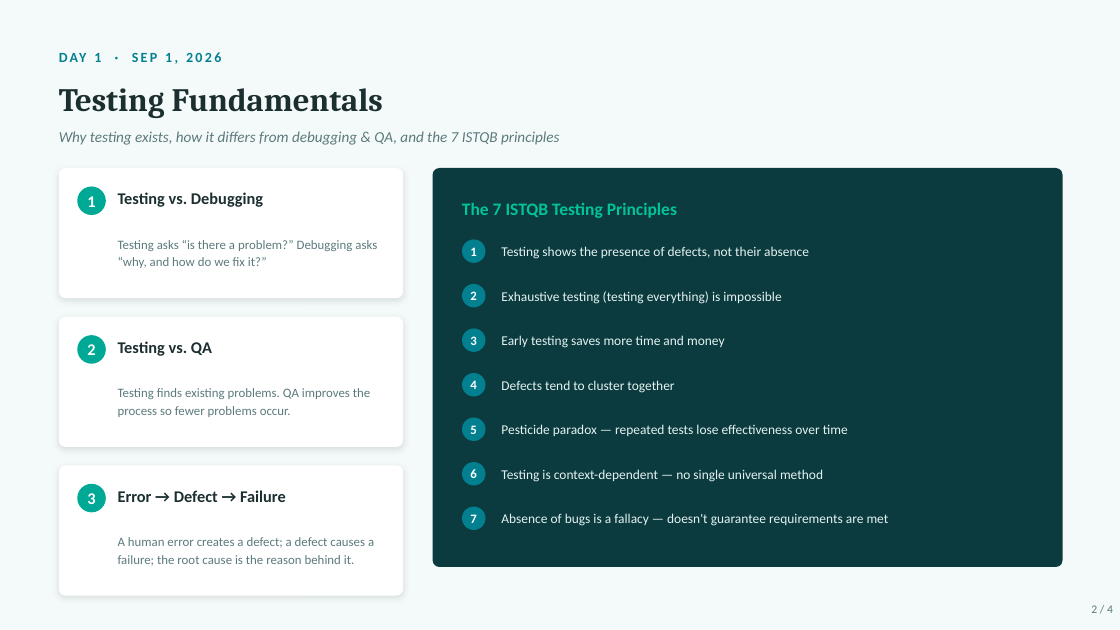
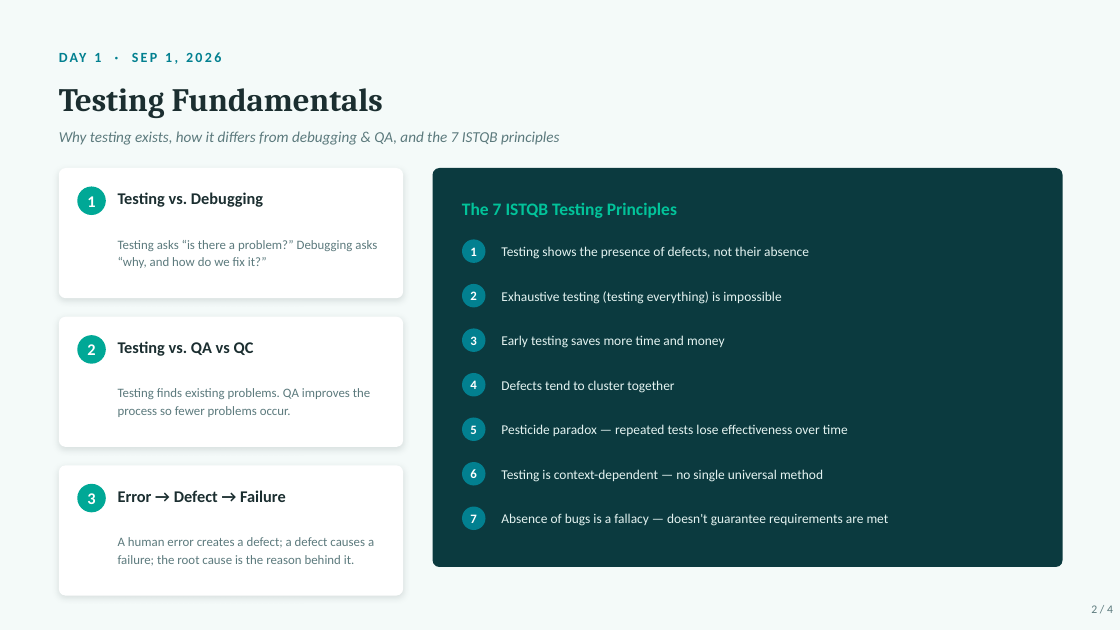
Before and after one commit to Shekhar969/growbootcamp, a slide deck: slide 2 of presentations/QA_Internship_Week1_Summary.pptx. Drawn at 1120x630 pixels with LibreOffice and Linux fonts; fonts in the diff are those of the drawing. Boxes give left, top, right and bottom in pixels: in the first picture for what was removed or moved away, otherwise in the second. Text is boxed around its words. In the diff, an @@ line names an element or a change of style, - is before the commit and + after.

```diff
--- a/presentations/QA_Internship_Week1_Summary.pptx
+++ b/presentations/QA_Internship_Week1_Summary.pptx
@@ text at bbox=[118, 341, 254, 356]: text changed @@
-Testing vs. QA
+Testing vs. QA vs QC
```
Also in this commit, not shown: 15 other files.
